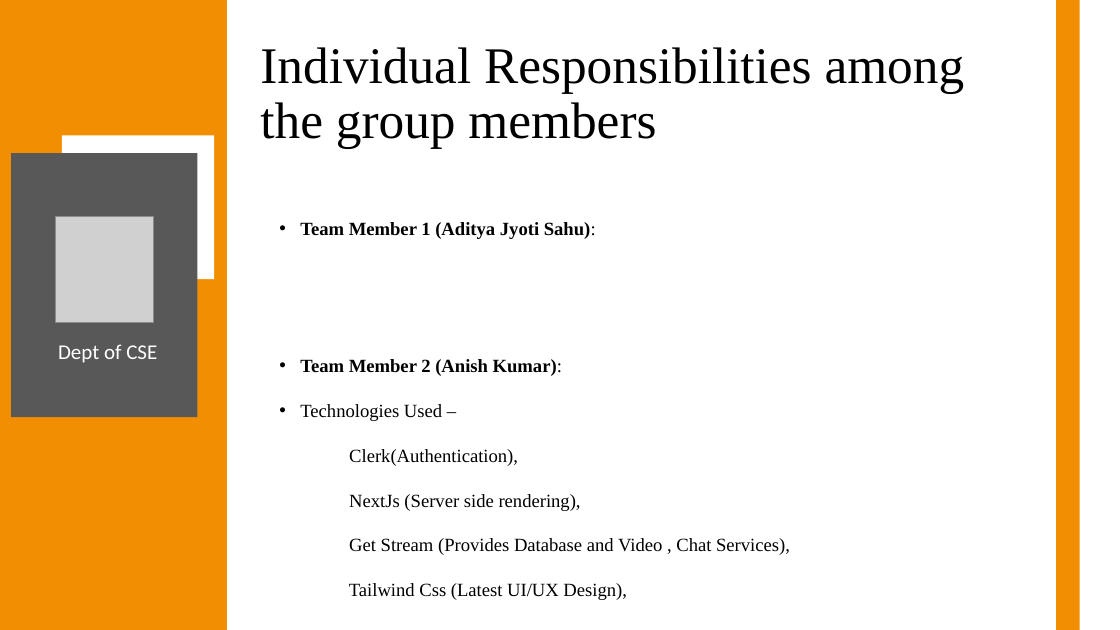
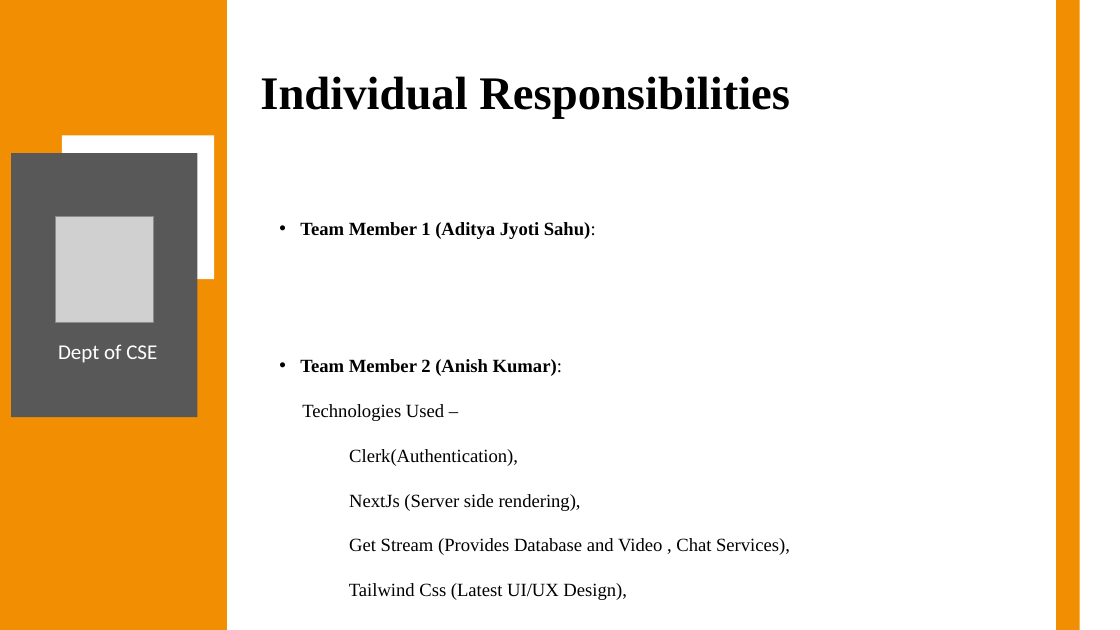
Before and after one commit to Anish202020/7th-Semester, a slide deck: slide 23 of Report & PPT/Project Work/Ppt/Callify Synopsis.pptx (slide 17 before the commit). Drawn at 1120x630 pixels with LibreOffice and Linux fonts; fonts in the diff are those of the drawing; grey boxes stand for pictures. Boxes give left, top, right and bottom in pixels: in the first picture for what was removed or moved away, otherwise in the second. Text is boxed around its words. In the diff, an @@ line names an element or a change of style, - is before the commit and + after.

```diff
--- a/Report & PPT/Project Work/Ppt/Callify Synopsis.pptx
+++ b/Report & PPT/Project Work/Ppt/Callify Synopsis.pptx
@@ title at (260,76,790,119): text changed; size 44 to 40 pt; bold on @@
-Individual Responsibilities among the group members
+Individual Responsibilities
@@ text at (302,404,444,421): bullet • to none @@
```
Also in this commit, not shown: 17 other slides changed, 7 slides added.
